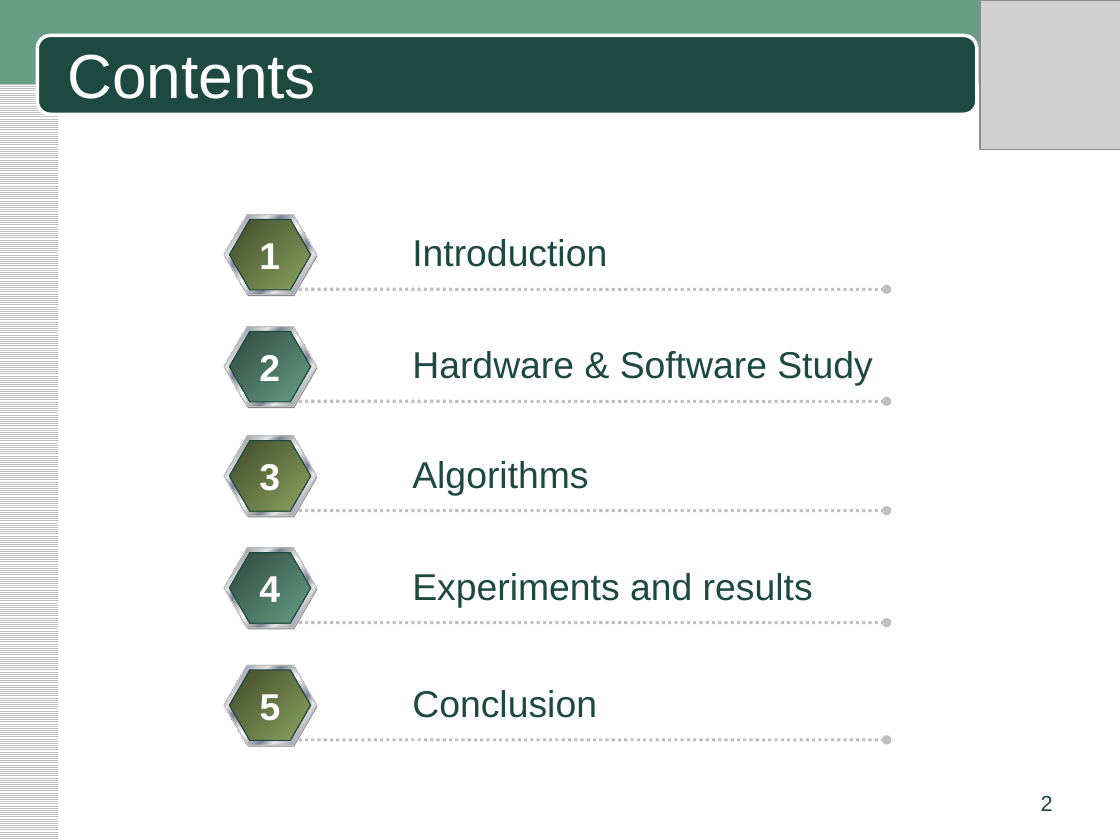
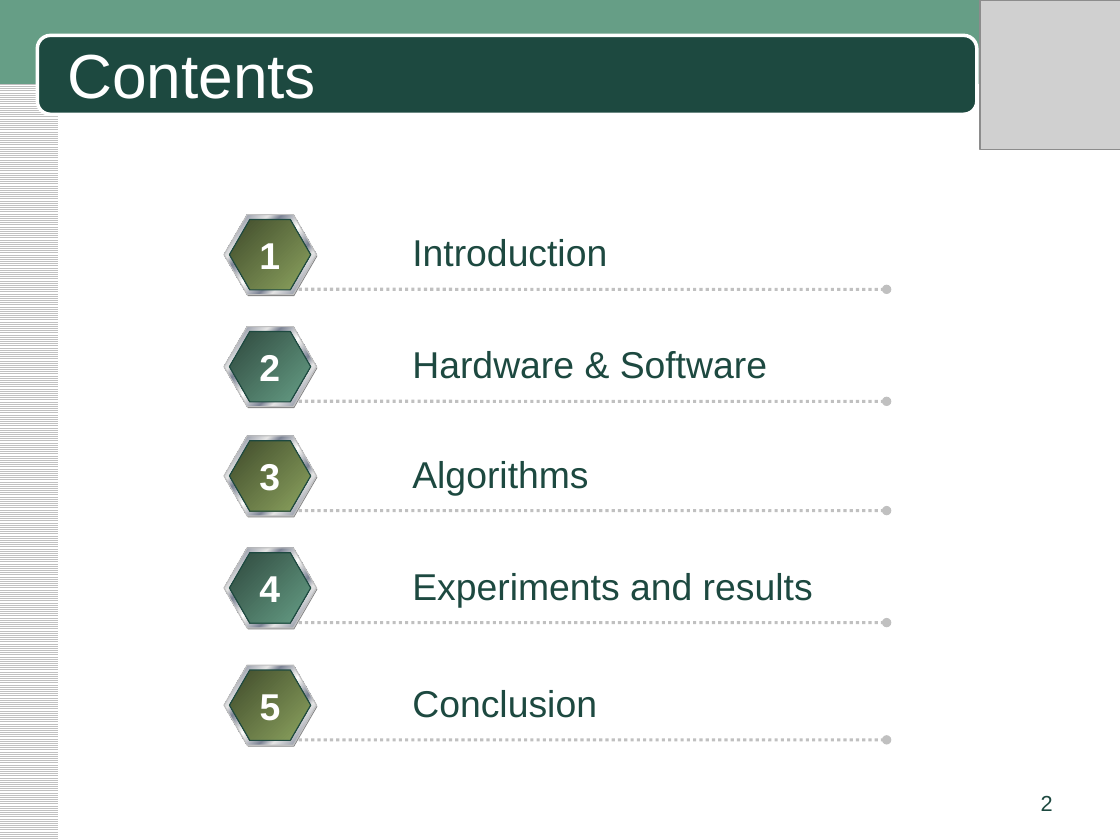
Before and after one commit to phong1990/fufo-innovation, a slide deck: slide 2 of Document/00.Other/Final_Report.pptx. Drawn at 1120x840 pixels with LibreOffice and Linux fonts; fonts in the diff are those of the drawing; grey boxes stand for pictures. Boxes give left, top, right and bottom in pixels: in the first picture for what was removed or moved away, otherwise in the second. Text is boxed around its words. In the diff, an @@ line names an element or a change of style, - is before the commit and + after.

```diff
--- a/Document/00.Other/Final_Report.pptx
+++ b/Document/00.Other/Final_Report.pptx
@@ text at bbox=[412, 351, 767, 379]: text changed @@
-Hardware & Software Study
+Hardware & Software
```
Also in this commit, not shown: 1 other slide changed, 10 slides added, 17 slides removed.
